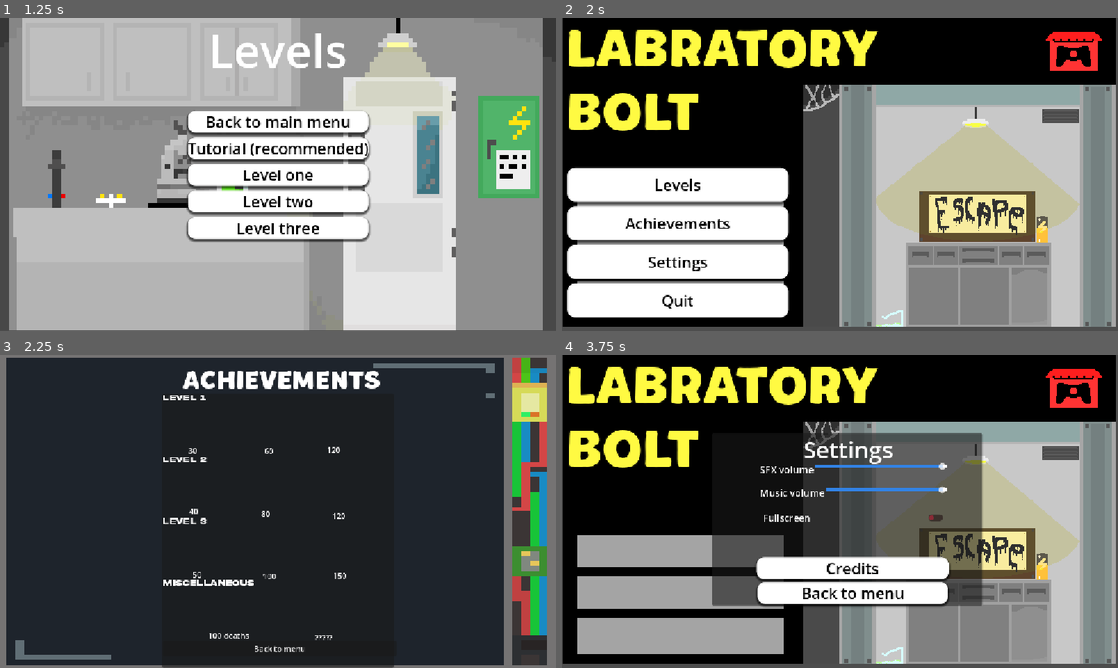
Above: before the commit, frames 1-4 (two rows, left to right).
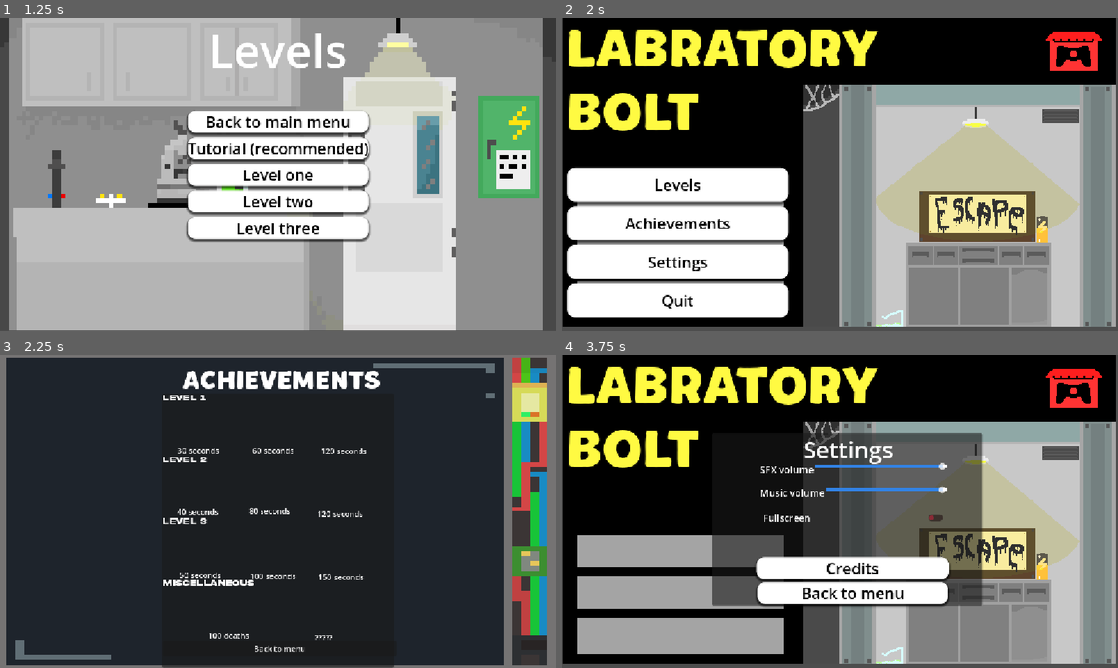
Above: after the commit, the same moments.

Repository: jackrichards-hub/ASSESSMENT
Game: Godot game, scene res://Scenes/menu.tscn
The game is run twice, just before and just after one commit, with the same random seed, the same clock (stepped at 60 frames per second) and the same inputs.
Inputs:
- Up to frame 1 (1.25 s): click "Levels" at 0.5 s
- Up to frame 2 (2 s): click "Back to main menu" at 1.25 s
- Up to frame 3 (2.25 s): click "Achievements" at 2 s
- Up to frame 4 (3.75 s): click "Back to menu" at 2.75 s; click "Settings" at 3.5 s

Frames 1-2 are identical in both runs. In frame 3, 0.7% of the frame differs, in the area x 31-66%, y 29-72%; in frame 4, nothing differs.

Commit message:
Added comments to all of my code, added secret achievement

Diff:
--- a/assessment-for-year-12/Scenes/achievements.tscn
+++ b/assessment-for-year-12/Scenes/achievements.tscn
@@ -400,27 +400,27 @@
 
 [node name="30" type="Label" parent="Achievement list/Level1/Level 1 label" unique_id=852966752]
 layout_mode = 0
-offset_left = 53.0
+offset_left = 31.0
 offset_top = 106.0
-offset_right = 113.0
+offset_right = 117.0
 offset_bottom = 129.0
-text = "30"
+text = "30 seconds"
 
 [node name="60" type="Label" parent="Achievement list/Level1/Level 1 label" unique_id=848723466]
 layout_mode = 0
-offset_left = 211.0
+offset_left = 186.0
+offset_top = 106.0
+offset_right = 272.0
+offset_bottom = 129.0
+text = "60 seconds"
+
+[node name="120" type="Label" parent="Achievement list/Level1/Level 1 label" unique_id=395520151]
+layout_mode = 0
+offset_left = 328.0
 offset_top = 107.0
-offset_right = 251.0
+offset_right = 423.0
 offset_bottom = 130.0
-text = "60"
-
-[node name="120" type="Label" parent="Achievement list/Level1/Level 1 label" unique_id=395520151]
-layout_mode = 0
-offset_left = 340.0
-offset_top = 105.0
-offset_right = 379.0
-offset_bottom = 128.0
-text = "120"
+text = "120 seconds"
 
 [node name="level130" type="Panel" parent="Achievement list/Level1/Level 1 label" unique_id=565455950]
 visible = false
@@ -473,27 +473,27 @@
 
 [node name="40" type="Label" parent="Achievement list/Level2/Level 2 label" unique_id=556896432]
 layout_mode = 0
-offset_left = 55.0
-offset_top = 104.0
-offset_right = 95.0
-offset_bottom = 127.0
-text = "40"
+offset_left = 30.0
+offset_top = 105.0
+offset_right = 116.0
+offset_bottom = 128.0
+text = "40 seconds"
 
 [node name="80" type="Label" parent="Achievement list/Level2/Level 2 label" unique_id=267368628]
 layout_mode = 0
-offset_left = 204.0
+offset_left = 179.0
+offset_top = 103.0
+offset_right = 265.0
+offset_bottom = 138.0
+text = "80 seconds"
+
+[node name="120" type="Label" parent="Achievement list/Level2/Level 2 label" unique_id=1640794749]
+layout_mode = 0
+offset_left = 320.0
 offset_top = 109.0
-offset_right = 244.0
-offset_bottom = 144.0
-text = "80"
-
-[node name="120" type="Label" parent="Achievement list/Level2/Level 2 label" unique_id=1640794749]
-layout_mode = 0
-offset_left = 351.0
-offset_top = 113.0
-offset_right = 391.0
-offset_bottom = 136.0
-text = "120"
+offset_right = 415.0
+offset_bottom = 132.0
+text = "120 seconds"
 
 [node name="level240" type="Panel" parent="Achievement list/Level2/Level 2 label" unique_id=1657041521]
 visible = false
@@ -546,27 +546,27 @@
 
 [node name="50" type="Label" parent="Achievement list/Level3/Level 3 label" unique_id=1816491917]
 layout_mode = 0
-offset_left = 62.0
-offset_top = 107.0
-offset_right = 102.0
-offset_bottom = 130.0
-text = "50"
+offset_left = 35.0
+offset_top = 108.0
+offset_right = 121.0
+offset_bottom = 131.0
+text = "50 seconds"
 
 [node name="100" type="Label" parent="Achievement list/Level3/Level 3 label" unique_id=1634843213]
 layout_mode = 0
-offset_left = 207.0
+offset_left = 181.0
 offset_top = 110.0
-offset_right = 247.0
+offset_right = 276.0
 offset_bottom = 133.0
-text = "100"
+text = "100 seconds"
 
 [node name="150" type="Label" parent="Achievement list/Level3/Level 3 label" unique_id=551148360]
 layout_mode = 0
-offset_left = 353.0
-offset_top = 109.0
-offset_right = 393.0
-offset_bottom = 132.0
-text = "150"
+offset_left = 322.0
+offset_top = 112.0
+offset_right = 417.0
+offset_bottom = 135.0
+text = "150 seconds"
 
 [node name="level350" type="Panel" parent="Achievement list/Level3/Level 3 label" unique_id=2042835405]
 visible = false
--- a/assessment-for-year-12/Scenes/level_2.tscn
+++ b/assessment-for-year-12/Scenes/level_2.tscn
@@ -163,7 +163,7 @@
 [node name="Acid Vat Node" type="Node" parent="." unique_id=1924081209]
 
 [node name="Acid vat" parent="Acid Vat Node" unique_id=1120354465 instance=ExtResource("10_t7v2y")]
-position = Vector2(300, 225)
+position = Vector2(284, 231.00002)
 
 [node name="Acid vat2" parent="Acid Vat Node" unique_id=358043905 instance=ExtResource("10_t7v2y")]
 position = Vector2(706.00006, 227)
--- a/assessment-for-year-12/Scenes/level_3.tscn
+++ b/assessment-for-year-12/Scenes/level_3.tscn
@@ -224,6 +224,7 @@
 [connection signal="collected" from="Player" to="UI layer/UI/Score label" method="_on_player_collected"]
 [connection signal="body_entered" from="Elevator3" to="." method="_on_elevator_body_entered"]
 [connection signal="pressed" from="UI layer/UI/back to main menu" to="." method="_on_back_to_main_menu_pressed"]
+[connection signal="area_entered" from="Battery Node/Battery" to="Player" method="_on_battery_area_entered"]
 [connection signal="body_entered" from="Acid Vat Node/Acid vat" to="Player" method="_on_acid_vat_body_entered"]
 [connection signal="body_entered" from="Acid Vat Node/Acid vat2" to="Player" method="_on_acid_vat_body_entered"]
 [connection signal="body_entered" from="Acid Vat Node/Acid vat3" to="Player" method="_on_acid_vat_body_entered"]
--- a/assessment-for-year-12/Scripts/achievements.gd
+++ b/assessment-for-year-12/Scripts/achievements.gd
@@ -14,7 +14,6 @@
 @onready var miscsecret: Panel = $"Achievement list/Miscellaneous/Miscellaneous label/miscsecret"
 
 
-
 # Called when the node enters the scene tree for the first time.
 func _ready() -> void:
 	#Connects the t variables to each individual levels winning time as to then be able to unlock achievements
@@ -26,6 +25,7 @@
 		level130.visible = t1 <= 30
 		level160.visible = t1 <= 60
 		level1120.visible = t1 <= 120
+
 	if t2 > 0:
 		#For level 2 achievements
 		level230.visible = t2 <= 40
@@ -36,9 +36,12 @@
 		level350.visible = t3 <= 50
 		level3100.visible = t3 <= 100
 		level3150.visible = t3 <= 150
+		#When players death count reaches 100 or over the death achievement is unlocked
 	if Player.death_count >= 100:
 		miscdeath.visible = true
-
+		#when a secret battery on level 3 is collected the secret achievement is unlocked
+	if Player.secret_achievement == true:
+		miscsecret.visible = true
 
 # Called every frame. 'delta' is the elapsed time since the previous frame.
 func _process(delta: float) -> void:
--- a/assessment-for-year-12/Scripts/enemy.gd
+++ b/assessment-for-year-12/Scripts/enemy.gd
@@ -1,3 +1,4 @@
 extends CharacterBody2D
 
+#calls gun script to be able to connect to enemy
 @onready var gun = $gun
--- a/assessment-for-year-12/Scripts/fullscreen_control.gd
+++ b/assessment-for-year-12/Scripts/fullscreen_control.gd
@@ -2,7 +2,8 @@
 
 
 
-
+#makes it so that when the fullscreen button in settings is clicked the mode of viewing is changed
+#it can either be windowed or fullscreen
 func _on_toggled(toggled_on: bool) -> void:
 	if toggled_on == true:
 		DisplayServer.window_set_mode(DisplayServer.WINDOW_MODE_FULLSCREEN)
--- a/assessment-for-year-12/Scripts/game_timer.gd
+++ b/assessment-for-year-12/Scripts/game_timer.gd
@@ -2,12 +2,15 @@
 class_name GameTimer
 static var total_time_in_secs : int = 0
 
+#When the player enters level timer starts
 func _ready():
 	$Timer.start()
 
-
+#When timer timeouts one second is added to total time, timer runs for one second
 func _on_timer_timeout() -> void:
 	total_time_in_secs += 1
+	#var min and sec make it so that when 60 seconds is reached timer goes to 1 minute then starts counting seconds again
 	var min = int(total_time_in_secs / 60)
 	var sec = total_time_in_secs - min * 60
+	#connects it to the timer label that the player can see
 	$Label.text = '%02d:%02d' % [min,sec]
--- a/assessment-for-year-12/Scripts/gun.gd
+++ b/assessment-for-year-12/Scripts/gun.gd
@@ -1,9 +1,10 @@
 extends Node2D
 
+#variable for making it so gun can shoot lasers
 var laser_prefab = preload("res://Sprites/laser.tscn")
-
 var num_bullets = 1
 
+#timer for cooldown between shooting
 func _on_timer_timeout() -> void:
 	#call the spawn laser
 	shoot()
@@ -24,5 +25,5 @@
 	var direction = Vector2.RIGHT
 
 	for i in range(num_bullets):
-		#spawn a bullet
+		#spawn a laser
 		spawn_laser(direction)
--- a/assessment-for-year-12/Scripts/lasershooter.gd
+++ b/assessment-for-year-12/Scripts/lasershooter.gd
@@ -4,6 +4,7 @@
 
 var num_bullets = 1
 
+#timer for cooldown between laser shots
 func _on_timer_timeout() -> void:
 	#call the spawn laser
 	shoot()
@@ -22,9 +23,6 @@
 
 func shoot():
 	var direction = Vector2.RIGHT
-	#var step = 2*PI / num_bullets
 	for i in range(num_bullets):
 		#spawn a bullet
 		spawn_laser(direction)
-		#rotate direction
-		#direction = direction.rotated(step)
--- a/assessment-for-year-12/Scripts/lasershooterdown.gd
+++ b/assessment-for-year-12/Scripts/lasershooterdown.gd
@@ -1,4 +1,6 @@
 extends Node2D
+
+#This code is the same as lasershooter but the direction is down as I was unsure how to do it all in one script
 
 var laser_prefab = preload("res://Sprites/laser.tscn")
 
@@ -22,9 +24,6 @@
 
 func shoot():
 	var direction = Vector2.DOWN
-	#var step = 2*PI / num_bullets
 	for i in range(num_bullets):
 		#spawn a bullet
 		spawn_laser(direction)
-		#rotate direction
-		#direction = direction.rotated(step)
--- a/assessment-for-year-12/Scripts/lasershooterleft.gd
+++ b/assessment-for-year-12/Scripts/lasershooterleft.gd
@@ -1,4 +1,6 @@
 extends Node2D
+
+#This code is the same as lasershooter but the direction is left as I was unsure how to do it all in one script
 
 var laser_prefab = preload("res://Sprites/laser.tscn")
 
@@ -22,9 +24,6 @@
 
 func shoot():
 	var direction = Vector2.LEFT
-	#var step = 2*PI / num_bullets
 	for i in range(num_bullets):
 		#spawn a bullet
 		spawn_laser(direction)
-		#rotate direction
-		#direction = direction.rotated(step)
--- a/assessment-for-year-12/Scripts/level_1.gd
+++ b/assessment-for-year-12/Scripts/level_1.gd
@@ -2,12 +2,14 @@
 class_name Level_1
 
 
-@onready var settings: Panel = $Settings
 @onready var player: Player = $Player
 
+#winning_time is a variable for the achievements, float is used so that it can have decimals and be called by godot easier
 static var winning_time: float = 0.0
 
 func _on_back_to_main_menu_pressed() -> void:
+	#Resets the time so that when the level is rejoined or changed to another it will be reset to 0
+	#The class name is used to make it accessed across scripts easier
 	GameTimer.total_time_in_secs = 0
 	get_tree().change_scene_to_file("res://Scenes/menu.tscn")
 
@@ -15,6 +17,8 @@
 func _on_elevator_body_entered(body: Node2D) -> void:
 	if player.battery_count >= 8:
 		print("you won")
+		#This differentiates the different levels to ensure that the achievements can be separated and isn't connected to a single winning time
 		Level_1.winning_time = GameTimer.total_time_in_secs
+		#resets the total time but GameTimer is used to connect it to the gametimer script
 		GameTimer.total_time_in_secs = 0
 		get_tree().change_scene_to_file("res://Scenes/win_menu.tscn")
--- a/assessment-for-year-12/Scripts/level_2.gd
+++ b/assessment-for-year-12/Scripts/level_2.gd
@@ -3,15 +3,20 @@
 
 @onready var player: Player = $Player
 
+#winning_time is a variable for the achievements, float is used so that it can have decimals and be called by godot easier
 static var winning_time: float = 0.0
 
 func _on_back_to_main_menu_pressed() -> void:
+	#Resets the time so that when the level is rejoined or changed to another it will be reset to 0
+	#The class name is used to make it accessed across scripts easier
 	GameTimer.total_time_in_secs = 0
 	get_tree().change_scene_to_file("res://Scenes/menu.tscn")
 
 func _on_elevator_body_entered(body: Node2D) -> void:
 	if player.battery_count >= 10:
 		print("you won")
+		#This differentiates the different levels to ensure that the achievements can be separated and isn't connected to a single winning time
 		Level_2.winning_time = GameTimer.total_time_in_secs
+		#resets the total time but GameTimer is used to connect it to the gametimer script
 		GameTimer.total_time_in_secs = 0
 		get_tree().change_scene_to_file("res://Scenes/win_menu.tscn")
--- a/assessment-for-year-12/Scripts/level_3.gd
+++ b/assessment-for-year-12/Scripts/level_3.gd
@@ -6,6 +6,8 @@
 static var winning_time: float = 0.0
 
 func _on_back_to_main_menu_pressed() -> void:
+	#Resets the time so that when the level is rejoined or changed to another it will be reset to 0
+	#The class name is used to make it accessed across scripts easier
 	GameTimer.total_time_in_secs = 0
 	get_tree().change_scene_to_file("res://Scenes/menu.tscn")
 
@@ -13,6 +15,8 @@
 func _on_elevator_body_entered(body: Node2D) -> void:
 	if player.battery_count >= 9:
 		print("you won")
+		#This differentiates the different levels to ensure that the achievements can be separated and isn't connected to a single winning time
 		Level_3.winning_time = GameTimer.total_time_in_secs
+		#resets the total time but GameTimer is used to connect it to the gametimer script
 		GameTimer.total_time_in_secs = 0
 		get_tree().change_scene_to_file("res://Scenes/win_menu.tscn")
--- a/assessment-for-year-12/Scripts/level_menu.gd
+++ b/assessment-for-year-12/Scripts/level_menu.gd
@@ -1,5 +1,6 @@
 extends Control
 
+#each button clicked on the level menu takes it to its respective level
 
 func _on_tutorial_button_pressed() -> void:
 	get_tree().change_scene_to_file("res://Scenes/tutorial.tscn")
--- a/assessment-for-year-12/Scripts/main_menu.gd
+++ b/assessment-for-year-12/Scripts/main_menu.gd
@@ -10,6 +10,7 @@
 func _process(delta: float) -> void:
 	pass
 
+#on opening of the game the main buttons can be seen but settings and credits cant.
 func _ready():
 	main_buttons.visible = true
 	credits.visible = false
@@ -22,21 +23,22 @@
 func _on_achievements_pressed() -> void:
 	get_tree().change_scene_to_file("res://Scenes/achievements.tscn")
 
-
+#When settings is pressed only the settings can be seen (and the background)
 func _on_settings_pressed() -> void:
 	main_buttons.visible = false
 	settings.visible = true
 	credits.visible = false
 
+#When credits is pressed only the credits can be seen (and the background)
 func _on_credits_pressed() -> void:
 	main_buttons.visible = false
 	settings.visible = false
 	credits.visible = true
 
-
+#ends the game
 func _on_quit_pressed() -> void:
 	get_tree().quit()
 
-
+#this is when back to menu is pressed the settings disappear and returns to its original main buttons only
 func _on_back_options_pressed() -> void:
 	_ready()
--- a/assessment-for-year-12/Scripts/music_slider.gd
+++ b/assessment-for-year-12/Scripts/music_slider.gd
@@ -1,4 +1,5 @@
 extends HSlider
+
 
 @export var audio_bus_name: String
 var audio_bus_id
@@ -9,5 +10,7 @@
 
 
 func _on_value_changed(value: float) -> void:
+	#makes it so that when the slider is changed the music is changed with it
 	var db = linear_to_db(value)
+	#this makes it actually change
 	AudioServer.set_bus_volume_db(audio_bus_id, db)
--- a/assessment-for-year-12/Scripts/player.gd
+++ b/assessment-for-year-12/Scripts/player.gd
@@ -10,18 +10,27 @@
 const JUMP_VELOCITY = -400.0
 const DASH_SPEED = 900.0
 const gravity = 120
+#for wall jumping
 const wall_jump_pushback = 400
 const wall_slide_gravity = 200
 var is_wall_sliding = false
+#for dashing
 var dashing = false
 var can_dash = true
+#also for wall jumping (when jump_count reaches 2 wall jump cannot occur)
 var jump_count = 0
+#for respawn
 var start_position = Vector2(31,182)
 var battery_count = 0
+#for num of batteries on ui label
 signal collected(count)
+#for achievements
 static var death_count = 0
+static var secret_achievement = false
 
 func _physics_process(delta: float) -> void:
+	#This is for the dash cooldown progress bar, it is connected to a value from 0 min to 100 max
+	#it is basically the rapidly decreasing time divided by the original time
 	if $dash_cooldown.time_left > 0:
 		Progress_Dash_Cooldown_Bar.value = ($dash_cooldown.time_left / $dash_cooldown.wait_time) * 100.0
 	# Add the gravity.
@@ -80,7 +89,8 @@
 	else:
 		animation.play("Jump")
 
-#This is for wall sliding which helps the wall jumping
+#this is for wall sliding which causes the player to slide down the wall
+#this is part of the wall jumping mechanics
 func wall_slide(delta):
 	if is_on_wall() and !is_on_floor():
 		if Input.is_action_pressed("ui_left") or Input.is_action_pressed("ui_right"):
@@ -94,13 +104,14 @@
 		velocity.y += (wall_slide_gravity * delta)
 		velocity.y = min(velocity.y, wall_slide_gravity)
 
-#This is for respawning which resets the battery and level and adds 1 to the deathcount which is for achievements
+#this is for respawning which resets the battery and level and adds 1 to the deathcount which is for achievements
 func respawn():
 	position = start_position
 	battery_count = 0
 	collected.emit(battery_count)
 	Player.death_count += 1
 	print(death_count)
+	#in the laser script it was added to a group so that the entire group can be queued free as opposed to each singular laser
 	get_tree().call_group("lasers", "queue_free")
 	get_tree().reload_current_scene()
 
@@ -116,11 +127,12 @@
 	$dash_cooldown.start()
 	#This makes the player able to see the dash cooldown bar
 	Progress_Dash_Cooldown_Bar.visible = true
-	#Starts at 100 and counts down to 0 in a second based of dash_timer
+	#Starts at 100 and counts down to 0 in a second
+	#connected to the dash progress bar mechanics in the physics process at the top
 	Progress_Dash_Cooldown_Bar.value = 100
 
 
-#This is the cooldown between dashing
+#this is the cooldown between dashing
 func _on_dash_cooldown_timeout() -> void:
 	#for when the dashing cooldown ends the player can dash again
 	can_dash = true
@@ -149,3 +161,7 @@
 func _on_acid_vat_body_entered(body: Node2D) -> void:
 	if body is Player:
 		respawn()
+
+#This is for when secret battery is collected the secret achievement is unlocked
+func _on_battery_area_entered(area: Area2D) -> void:
+	Player.secret_achievement = true
--- a/assessment-for-year-12/Scripts/score_label.gd
+++ b/assessment-for-year-12/Scripts/score_label.gd
@@ -1,6 +1,6 @@
 extends Label
 
 
-
+#when a battery is collected it gets added to the score label for the ui on levels
 func _on_player_collected(count: Variant) -> void:
 	text = "Batteries: "+ str(count)
--- a/assessment-for-year-12/Scripts/win_menu.gd
+++ b/assessment-for-year-12/Scripts/win_menu.gd
@@ -1,7 +1,7 @@
 extends Control
 
 
-
+#this is the winning menu when you have entered an elevator
 
 
 func _on_button_pressed() -> void:
Not shown, added: assessment-for-year-12/Assets/Lab Assets (2).png.import
